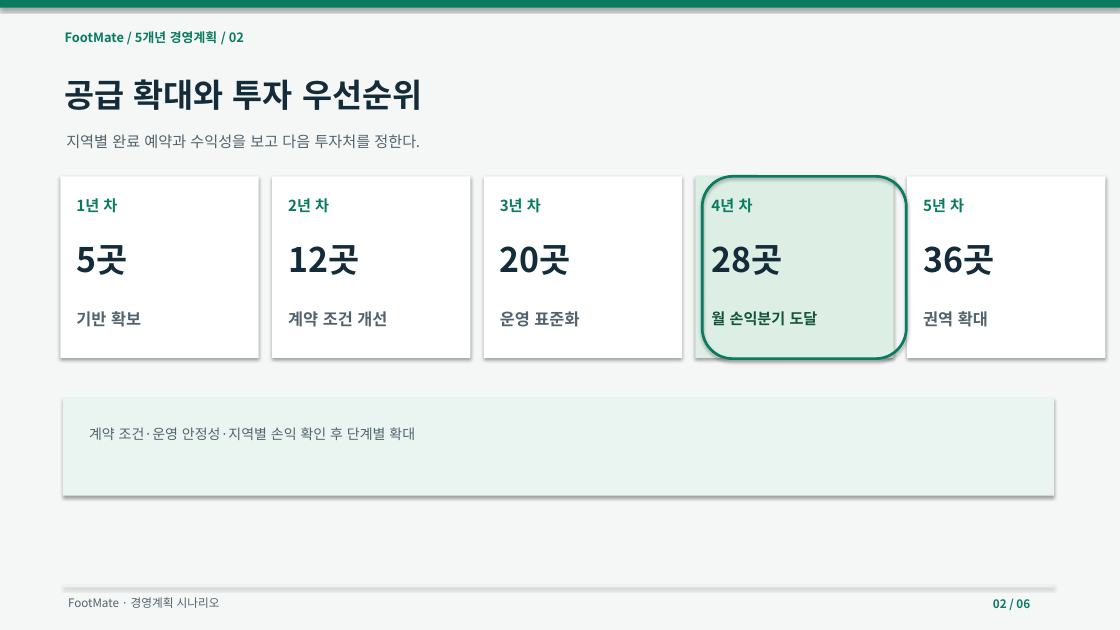
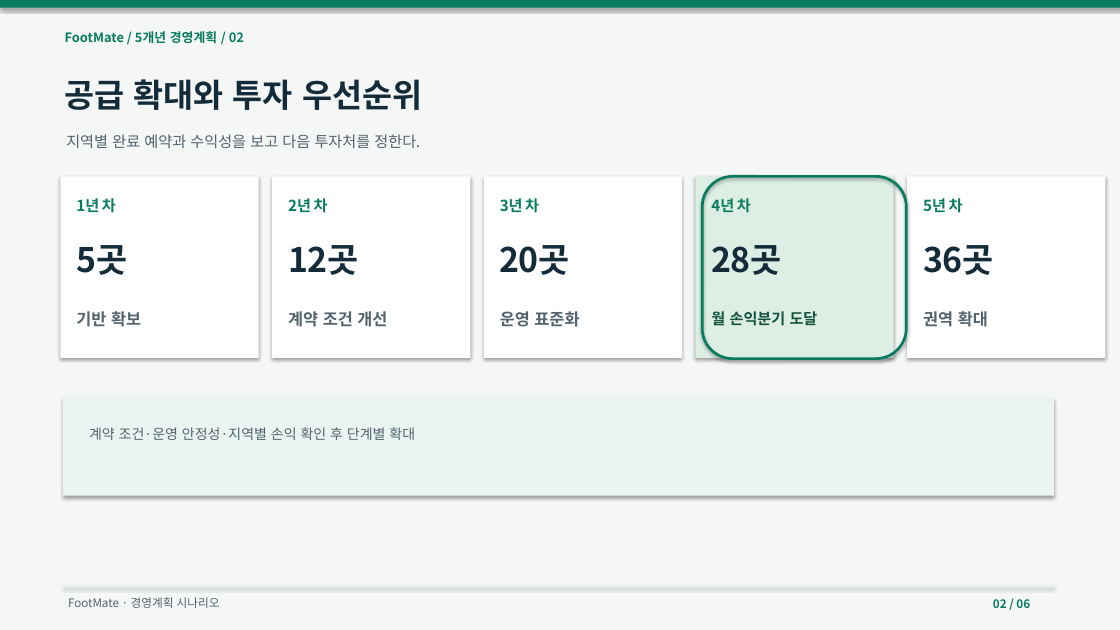
Before and after one commit to dohyunkimmm/footmate-case-study, a slide deck: slide 2 of src/case-study/downloads/footmate_5year_strategy.pptx. Drawn at 1120x630 pixels with LibreOffice and Linux fonts; fonts in the diff are those of the drawing. Boxes give left, top, right and bottom in pixels: in the first picture for what was removed or moved away, otherwise in the second. Text is boxed around its words. In the diff, an @@ line names an element or a change of style, - is before the commit and + after.

Commit message:
Tighten year and supplier units on the growth strategy slide

```diff
--- a/src/case-study/downloads/footmate_5year_strategy.pptx
+++ b/src/case-study/downloads/footmate_5year_strategy.pptx
@@ letter spacing 0 to -0.7 pt in 5 elements at [76,198,116,213], [288,198,328,213], [500,198,539,213], [711,198,751,213], [923,198,963,213] @@
```
Also in this commit, not shown: 2 other files.
